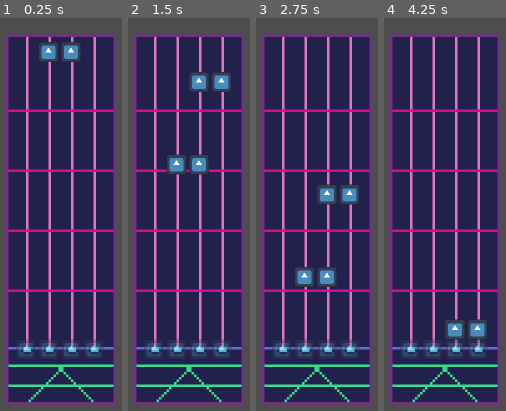
Above: before the commit, frames 1-4 (left to right).
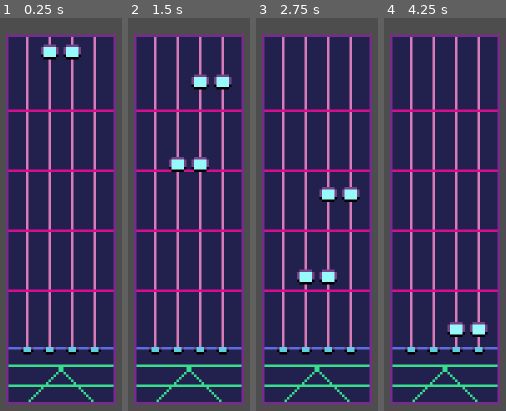
Above: after the commit, the same moments.

Repository: Cheese-Sandwich-Games/Wejammin
Game: Godot game, scene res://Scenes/main.tscn
The game is run twice, just before and just after one commit, with the same random seed, the same clock (stepped at 60 frames per second) and the same inputs. The engine's default icon, where the game draws it, is replaced by a stand-in: a white triangle on a blue panel in a dark square. Sound files missing from this copy of the repository are replaced by a short silence.
Inputs:
- Up to frame 1 (0.25 s): no input
- Up to frame 2 (1.5 s): hold 1 (toggle_arp) 0.53-1.28 s; tap 2 (toggle_bass) at 1.35 s
- Up to frame 3 (2.75 s): hold 3 (toggle_drums) from 2.03 s (still down)
- Up to frame 4 (4.25 s): release 3 (toggle_drums) at 2.78 s; tap 4 (toggle_lead) at 2.85 s; hold 5 (toggle_pad) from 3.53 s (still down)

The runs differ from the first frame. In frame 1, 3.0% of the frame differs, in the area x 13-86%, y 6-87%; in frame 2, 4.5%, in the area x 13-86%, y 13-87%; in frame 3, 4.5%; in frame 4, 3.1%.

Commit message:
Add texture for music notes and hit animation

Diff:
--- a/Game Logic/Highway/lane.gd
+++ b/Game Logic/Highway/lane.gd
@@ -12,6 +12,7 @@
 @onready var note_origin = $NoteOrigin
 @onready var note_destination = $NoteDestination
 @onready var note_hit_area = $NoteDestination/NoteHitArea
+@onready var note_hit_animation = $NoteDestination/NoteHitArea/HitAnimation
 
 
 func _ready() -> void:
@@ -27,6 +28,10 @@
 			if note is MusicNote:
 				_handle_note_hit(note)
 			break
+
+		# Play a hit animation
+		note_hit_animation.stop()
+		note_hit_animation.play("hit")
 
 
 func _handle_note_hit(note: MusicNote) -> void:
--- a/Game Logic/Highway/lane.tscn
+++ b/Game Logic/Highway/lane.tscn
@@ -1,7 +1,57 @@
-[gd_scene load_steps=4 format=3 uid="uid://cabn4yyf2alpj"]
+[gd_scene load_steps=11 format=3 uid="uid://cabn4yyf2alpj"]
 
 [ext_resource type="Script" uid="uid://bj7ng4yomhrjl" path="res://Game Logic/Highway/lane.gd" id="1_3ngjr"]
-[ext_resource type="Texture2D" uid="uid://bl0whf7c6raux" path="res://icon.svg" id="2_85i5p"]
+[ext_resource type="Texture2D" uid="uid://cx8hqd5jao8vl" path="res://Assets/note_hit_animation-Sheet.png" id="2_85i5p"]
+
+[sub_resource type="AtlasTexture" id="AtlasTexture_eb35g"]
+atlas = ExtResource("2_85i5p")
+region = Rect2(0, 0, 16, 16)
+
+[sub_resource type="AtlasTexture" id="AtlasTexture_nophe"]
+atlas = ExtResource("2_85i5p")
+region = Rect2(16, 0, 16, 16)
+
+[sub_resource type="AtlasTexture" id="AtlasTexture_makja"]
+atlas = ExtResource("2_85i5p")
+region = Rect2(32, 0, 16, 16)
+
+[sub_resource type="AtlasTexture" id="AtlasTexture_3c20d"]
+atlas = ExtResource("2_85i5p")
+region = Rect2(48, 0, 16, 16)
+
+[sub_resource type="AtlasTexture" id="AtlasTexture_6tkrk"]
+atlas = ExtResource("2_85i5p")
+region = Rect2(64, 0, 16, 16)
+
+[sub_resource type="AtlasTexture" id="AtlasTexture_7a5pk"]
+atlas = ExtResource("2_85i5p")
+region = Rect2(80, 0, 16, 16)
+
+[sub_resource type="SpriteFrames" id="SpriteFrames_s0gsk"]
+animations = [{
+"frames": [{
+"duration": 1.0,
+"texture": SubResource("AtlasTexture_eb35g")
+}, {
+"duration": 1.0,
+"texture": SubResource("AtlasTexture_nophe")
+}, {
+"duration": 1.0,
+"texture": SubResource("AtlasTexture_makja")
+}, {
+"duration": 1.0,
+"texture": SubResource("AtlasTexture_3c20d")
+}, {
+"duration": 1.0,
+"texture": SubResource("AtlasTexture_6tkrk")
+}, {
+"duration": 1.0,
+"texture": SubResource("AtlasTexture_7a5pk")
+}],
+"loop": false,
+"name": &"hit",
+"speed": 20.0
+}]
 
 [sub_resource type="RectangleShape2D" id="RectangleShape2D_3ngjr"]
 size = Vector2(8, 8)
@@ -16,10 +66,10 @@
 
 [node name="NoteHitArea" type="Area2D" parent="NoteDestination"]
 
-[node name="Sprite2D" type="Sprite2D" parent="NoteDestination/NoteHitArea"]
-modulate = Color(1, 1, 1, 0.3764706)
-scale = Vector2(0.062499993, 0.06250006)
-texture = ExtResource("2_85i5p")
+[node name="HitAnimation" type="AnimatedSprite2D" parent="NoteDestination/NoteHitArea"]
+sprite_frames = SubResource("SpriteFrames_s0gsk")
+animation = &"hit"
+frame = 5
 
 [node name="CollisionShape2D" type="CollisionShape2D" parent="NoteDestination/NoteHitArea"]
 shape = SubResource("RectangleShape2D_3ngjr")
--- a/Game Logic/Highway/music_note.tscn
+++ b/Game Logic/Highway/music_note.tscn
@@ -1,7 +1,7 @@
 [gd_scene load_steps=4 format=3 uid="uid://qeuxcji02ouy"]
 
-[ext_resource type="Texture2D" uid="uid://bl0whf7c6raux" path="res://icon.svg" id="1_5fx48"]
 [ext_resource type="Script" uid="uid://i3cmf8qby8we" path="res://Game Logic/Highway/music_note.gd" id="1_h30m8"]
+[ext_resource type="Texture2D" uid="uid://2v3gwxkh8d10" path="res://Assets/music_note.png" id="2_h30m8"]
 
 [sub_resource type="RectangleShape2D" id="RectangleShape2D_h30m8"]
 size = Vector2(8, 8)
@@ -10,8 +10,8 @@
 script = ExtResource("1_h30m8")
 
 [node name="Sprite2D" type="Sprite2D" parent="."]
-scale = Vector2(0.0625, 0.0625)
-texture = ExtResource("1_5fx48")
+position = Vector2(1, 1)
+texture = ExtResource("2_h30m8")
 
 [node name="CollisionShape2D" type="CollisionShape2D" parent="."]
 shape = SubResource("RectangleShape2D_h30m8")
Binary file added: Assets/music_note.png
Not shown, added: Assets/music_note.png.import
Binary file added: Assets/note_hit_animation-Sheet.png
Not shown, added: Assets/note_hit_animation-Sheet.png.import
